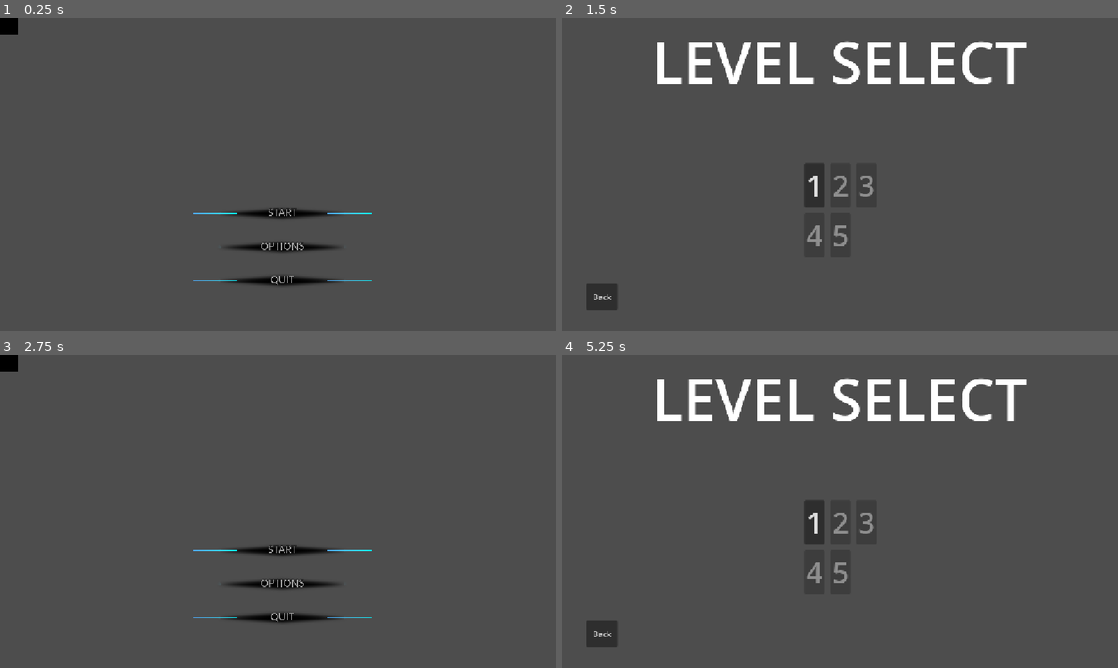
Above: before the commit, frames 1-4 (two rows, left to right).
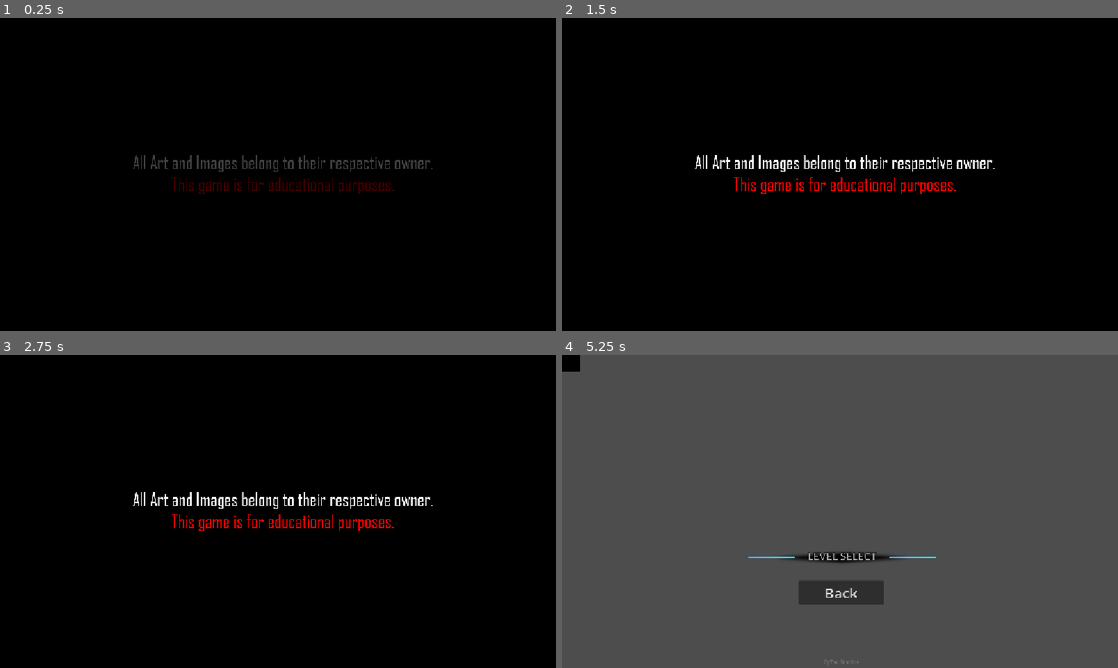
Above: after the commit, the same moments.

Repository: Shaheer-Abbasi/Projekt-Novi
Game: Godot game, scene res://disclaimer.tscn
Two runs of this game, one before a commit and one after it. Both use one fixed random seed, a clock stepped at 60 frames per second and the inputs below. Before the commit the project starts from res://scenes/MainMenuScenes/main_menu.tscn. Video files are missing from this copy of the repository; at most half a second of black plays in their place.
Inputs (mouse positions are in pixels of both pictures, inside the frame that each line leads up to):
- Up to frame 1 (0.25 s): no input
- Up to frame 2 (1.5 s): click (845, 212) at 0.52 s; click (840, 221) at 1.27 s
- Up to frame 3 (2.75 s): click (38, 633) at 2 s, where only the run before the commit has a clickable "Back"
- Up to frame 4 (5.25 s): click (845, 549) at 2.77 s; move the mouse to (962, 495) at 3.52 s; hold D (right) 3.53-4.28 s; click (962, 495) at 3.67 s; move the mouse to (728, 527) at 4.27 s; hold S (down) 4.28-5 s; click (845, 549) at 5.02 s

The runs differ from the first frame. In frame 1, 99% of the frame differs, in the area x 0-100%, y 0-100%; in frame 2, 100%; in frame 3, 99%; in frame 4, 6.2%.

Commit message:
Added Disclaimer Image and an opening animation

Diff:
--- /dev/null
+++ b/projekt-novi/disclaimer.gd
@@ -0,0 +1,15 @@
+extends Node2D
+
+
+# Called when the node enters the scene tree for the first time.
+func _ready() -> void:
+	pass # Replace with function body.
+
+
+# Called every frame. 'delta' is the elapsed time since the previous frame.
+func _process(delta: float) -> void:
+	pass
+
+
+func _on_animation_player_animation_finished(_anim_name: StringName) -> void:
+	get_tree().change_scene_to_file("res://scenes/MainMenuScenes/mainmenu_intro.tscn")
--- /dev/null
+++ b/projekt-novi/disclaimer.tscn
@@ -0,0 +1,63 @@
+[gd_scene format=3 uid="uid://paeiprqqxcfi"]
+
+[ext_resource type="Script" uid="uid://ngvfbc8t8m3p" path="res://disclaimer.gd" id="1_ytdvg"]
+[ext_resource type="Texture2D" uid="uid://buw58jgi3kn0n" path="res://assets/Background/Disclaimer.png" id="2_bn1hb"]
+[ext_resource type="Texture2D" uid="uid://cv71we4cwyh3m" path="res://assets/Background/black.png" id="3_bn1hb"]
+
+[sub_resource type="Animation" id="Animation_f0bc7"]
+length = 0.001
+tracks/0/type = "value"
+tracks/0/imported = false
+tracks/0/enabled = true
+tracks/0/path = NodePath("Sprite2D:modulate")
+tracks/0/interp = 1
+tracks/0/loop_wrap = true
+tracks/0/keys = {
+"times": PackedFloat32Array(0),
+"transitions": PackedFloat32Array(1),
+"update": 0,
+"values": [Color(1, 1, 1, 1)]
+}
+
+[sub_resource type="Animation" id="Animation_jsy5x"]
+resource_name = "disclaimer_fade"
+length = 4.0
+tracks/0/type = "value"
+tracks/0/imported = false
+tracks/0/enabled = true
+tracks/0/path = NodePath("Sprite2D:modulate")
+tracks/0/interp = 1
+tracks/0/loop_wrap = true
+tracks/0/keys = {
+"times": PackedFloat32Array(0, 0.98, 3, 4),
+"transitions": PackedFloat32Array(1, 1, 1, 1),
+"update": 0,
+"values": [Color(1, 1, 1, 0), Color(1, 1, 1, 1), Color(1, 1, 1, 1), Color(1, 1, 1, 0)]
+}
+
+[sub_resource type="AnimationLibrary" id="AnimationLibrary_5y8nr"]
+_data = {
+&"RESET": SubResource("Animation_f0bc7"),
+&"disclaimer_fade": SubResource("Animation_jsy5x")
+}
+
+[node name="Node2D" type="Node2D" unique_id=832738841]
+texture_filter = 1
+script = ExtResource("1_ytdvg")
+
+[node name="Sprite2D" type="Sprite2D" parent="." unique_id=582342377]
+position = Vector2(576.9604, 322.47772)
+scale = Vector2(0.60420793, 0.6042079)
+texture = ExtResource("2_bn1hb")
+
+[node name="AnimationPlayer" type="AnimationPlayer" parent="." unique_id=1254518345]
+libraries/ = SubResource("AnimationLibrary_5y8nr")
+autoplay = &"disclaimer_fade"
+
+[node name="Sprite2D2" type="Sprite2D" parent="." unique_id=891266882]
+z_index = -3
+position = Vector2(568, 315)
+scale = Vector2(0.6685185, 0.66851854)
+texture = ExtResource("3_bn1hb")
+
+[connection signal="animation_finished" from="AnimationPlayer" to="." method="_on_animation_player_animation_finished"]
--- a/projekt-novi/project.godot
+++ b/projekt-novi/project.godot
@@ -11,9 +11,13 @@
 [application]
 
 config/name="Projekt Novi"
-run/main_scene="uid://fotc0fmi5yq"
+run/main_scene="uid://paeiprqqxcfi"
 config/features=PackedStringArray("4.7", "GL Compatibility")
+boot_splash/bg_color=Color(0, 0, 0, 1)
+boot_splash/use_filter=false
+boot_splash/image="uid://cv71we4cwyh3m"
 config/icon="res://icon.svg"
+boot_splash/minimum_display_time=4000
 
 [audio]
 
--- a/projekt-novi/scenes/MainMenuScenes/main_menu.tscn
+++ b/projekt-novi/scenes/MainMenuScenes/main_menu.tscn
@@ -265,10 +265,21 @@
 popup/item_3/id = 3
 script = ExtResource("4_wu84c")
 
+[node name="Label" type="Label" parent="." unique_id=1737569831]
+modulate = Color(1, 1, 1, 0.19607843)
+layout_mode = 0
+offset_left = 539.4614
+offset_top = 625.83057
+offset_right = 646.4614
+offset_bottom = 648.83057
+scale = Vector2(0.69086176, 0.69086176)
+text = "CyTac Studios"
+
 [connection signal="pressed" from="MainButtons/Start_button" to="." method="_on_start_button_pressed"]
 [connection signal="pressed" from="MainButtons/Option_button" to="." method="_on_option_button_pressed"]
 [connection signal="pressed" from="MainButtons/Exit_button" to="." method="_on_exit_button_pressed"]
 [connection signal="pressed" from="LevelSelect/Level-Select_button" to="." method="_on_level_select_button_pressed"]
+[connection signal="pressed" from="LevelSelect/Back_button" to="." method="_on_back_button_pressed"]
 [connection signal="pressed" from="Options Panel/Back_button" to="." method="_on_back_button_pressed"]
 [connection signal="value_changed" from="Options Panel/VBoxContainer/HBoxContainer/AudioControl" to="Options Panel/VBoxContainer/HBoxContainer/AudioControl" method="_on_value_changed"]
 [connection signal="value_changed" from="Options Panel/VBoxContainer/HBoxContainer4/AudioControl" to="Options Panel/VBoxContainer/HBoxContainer4/AudioControl" method="_on_value_changed"]
--- /dev/null
+++ b/projekt-novi/scenes/MainMenuScenes/mainmenu_intro.gd
@@ -0,0 +1,15 @@
+extends Node2D
+
+
+# Called when the node enters the scene tree for the first time.
+func _ready() -> void:
+	pass # Replace with function body.
+
+
+# Called every frame. 'delta' is the elapsed time since the previous frame.
+func _process(delta: float) -> void:
+	pass
+
+
+func _on_video_stream_player_finished() -> void:
+	get_tree().change_scene_to_file("res://scenes/MainMenuScenes/main_menu.tscn")
--- /dev/null
+++ b/projekt-novi/scenes/MainMenuScenes/mainmenu_intro.tscn
@@ -0,0 +1,24 @@
+[gd_scene format=3 uid="uid://d16ccel6ttjis"]
+
+[ext_resource type="Script" uid="uid://chh84hrsq2c0r" path="res://scenes/MainMenuScenes/mainmenu_intro.gd" id="1_eo1eg"]
+[ext_resource type="VideoStream" uid="uid://dfdemxleqhmmb" path="res://assets/Background/Opening_MM.ogv" id="2_42t0j"]
+[ext_resource type="AudioStream" uid="uid://bhatj1rwbm1xn" path="res://assets/Music/Glitch Sound Effect.mp3" id="3_42t0j"]
+
+[node name="Node2D" type="Node2D" unique_id=328276412]
+script = ExtResource("1_eo1eg")
+
+[node name="VideoStreamPlayer" type="VideoStreamPlayer" parent="." unique_id=578335332]
+z_index = -2
+offset_left = -3.5385742
+offset_top = -5.1694336
+offset_right = 1916.4614
+offset_bottom = 1074.8306
+scale = Vector2(0.60133916, 0.6059527)
+stream = ExtResource("2_42t0j")
+autoplay = true
+
+[node name="AudioStreamPlayer" type="AudioStreamPlayer" parent="." unique_id=459122170]
+stream = ExtResource("3_42t0j")
+autoplay = true
+
+[connection signal="finished" from="VideoStreamPlayer" to="." method="_on_video_stream_player_finished"]
--- a/projekt-novi/scripts/MainMenu_Scrips/main_menu.gd
+++ b/projekt-novi/scripts/MainMenu_Scrips/main_menu.gd
@@ -33,4 +33,6 @@
 
 
 func _on_back_button_pressed() -> void:
-	_ready()
+	main_buttons.visible = true
+	levelselect.visible = false
+	options_panel.visible = false
Binary file added: projekt-novi/assets/Background/black.png
Not shown, added: projekt-novi/assets/Background/black.png.import
Not shown, added: projekt-novi/assets/Music/Glitch Sound Effect.mp3.import
Not shown, added: projekt-novi/disclaimer.gd.uid
Not shown, added: projekt-novi/scenes/MainMenuScenes/mainmenu_intro.gd.uid
Not shown, added: projekt-novi/assets/Music/Glitch Sound Effect.mp3
